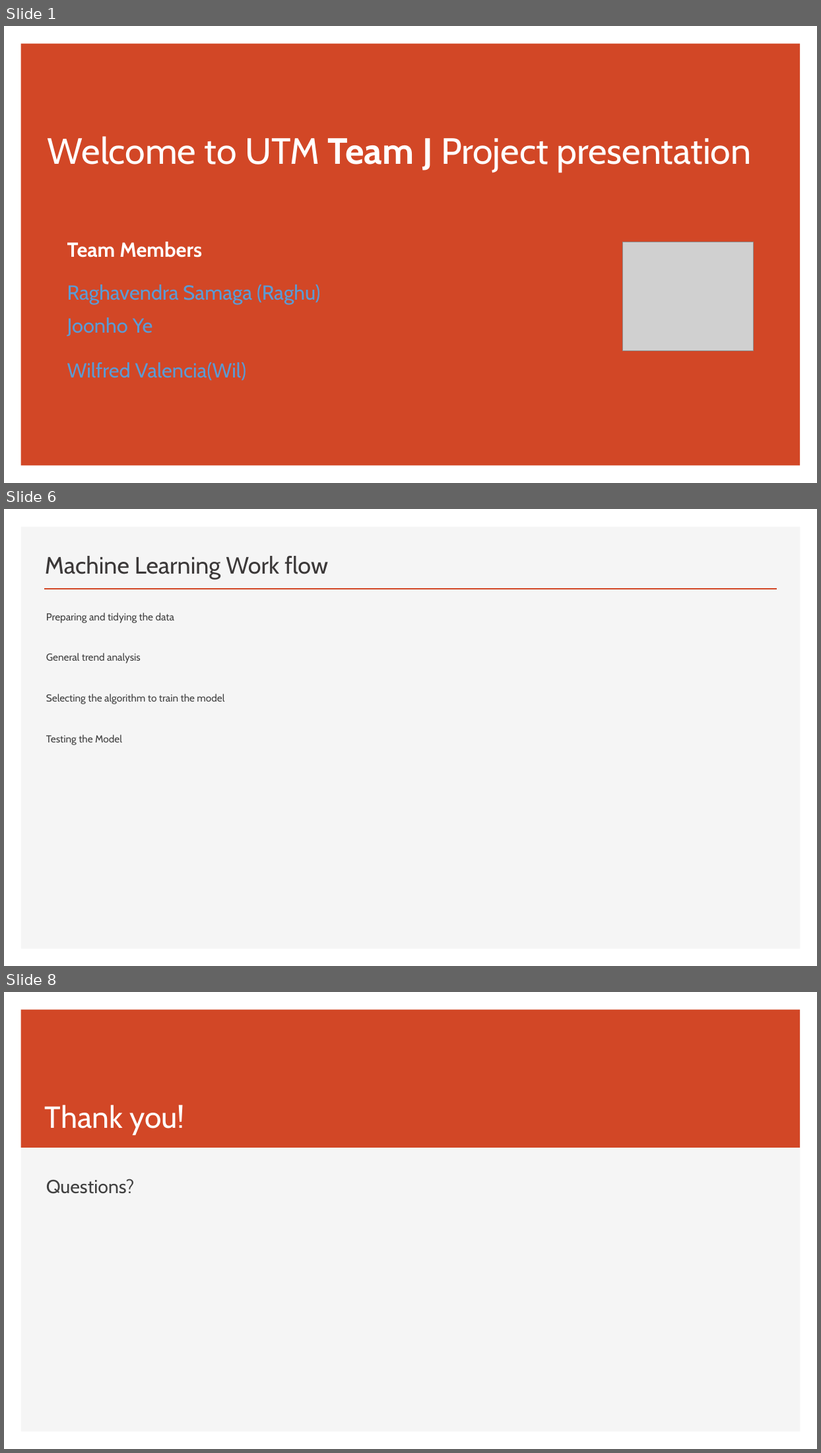
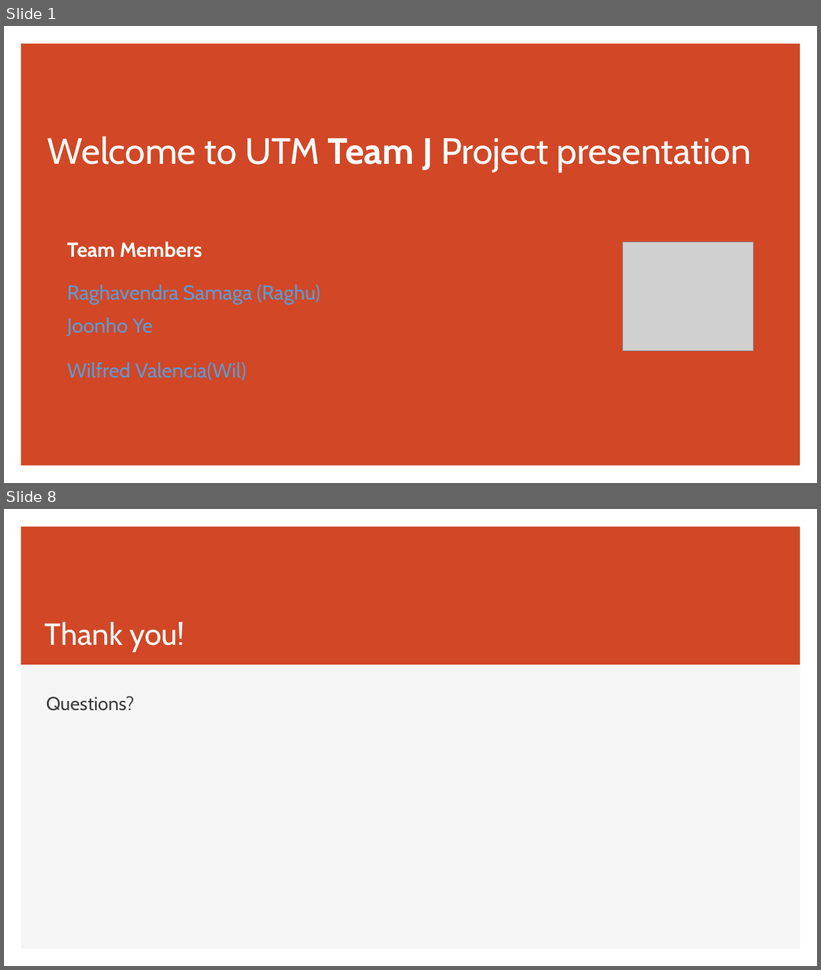
Before and after one commit to rsbtoronto/UofTTeamJTermProject, a slide deck: Welcome to Team J Project.pptx. Shown one above the other, each under a label of ours: slides 1, 6 and 8 before the commit, slides 1 and 8 after it; the slides between them are not shown. The pictures are 821x1453 and 821x970 pixels, drawn with LibreOffice and Linux fonts; fonts in the diff are those of the drawing; grey boxes stand for pictures. Boxes give left, top, right and bottom in pixels: in the first picture for what was removed or moved away, otherwise in the second. Text is boxed around its words. In the diff, an @@ line names an element or a change of style, - is before the commit and + after.

```diff
--- a/Welcome to Team J Project.pptx
+++ b/Welcome to Team J Project.pptx
@@ slide 6 removed at box(4, 509, 817, 966), background #FFFFFF; not listed: 1 template element that a slide beside it also shows @@
@@ title removed at box(45, 556, 328, 579) @@
-Machine Learning Work flow
@@ line removed from (44, 589) to (777, 589) @@
@@ text removed at box(46, 613, 224, 745) @@
-Preparing and tidying the data
-General trend analysis
-Selecting the algorithm to train the model
-Testing the Model
```
Also in this commit, not shown: 2 slides changed, 4 slides added, 3 other slides removed, 5 other files.
